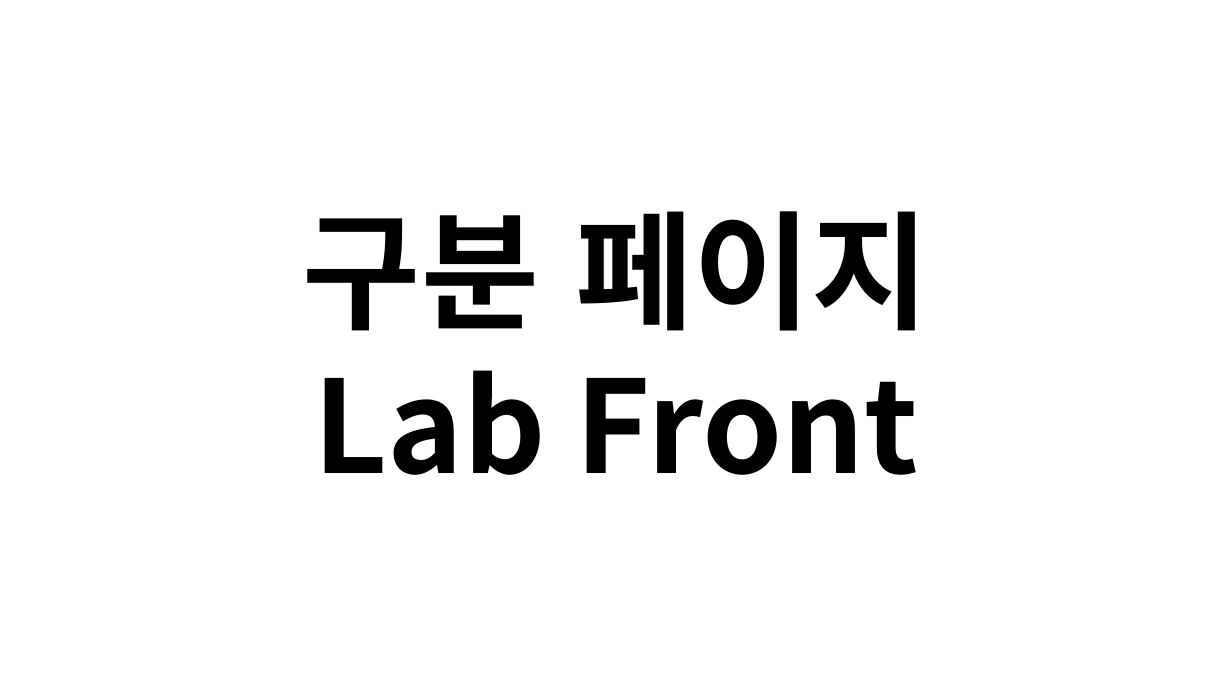
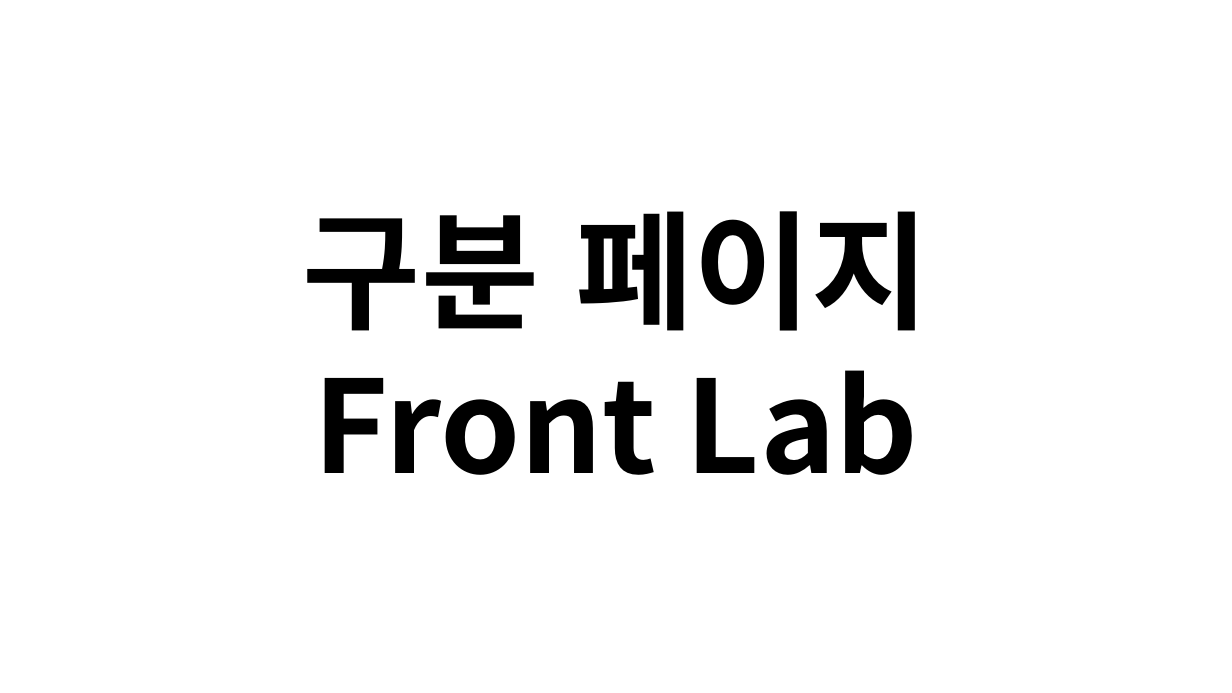
Before and after one commit to JoSihun/CGVR_Lab, a slide deck: slide 5 of documents/01_프로젝트_개발계획.pptx. Drawn at 1232x693 pixels with LibreOffice and Linux fonts; fonts in the diff are those of the drawing. Boxes give left, top, right and bottom in pixels: in the first picture for what was removed or moved away, otherwise in the second. Text is boxed around its words. In the diff, an @@ line names an element or a change of style, - is before the commit and + after.

```diff
--- a/documents/01_프로젝트_개발계획.pptx
+++ b/documents/01_프로젝트_개발계획.pptx
@@ text at <box>314,370,919,475</box>: text changed @@
-Lab Front
+Front Lab
```
Also in this commit, not shown: 23 other slides changed, 7 slides added, 4 slides removed.
